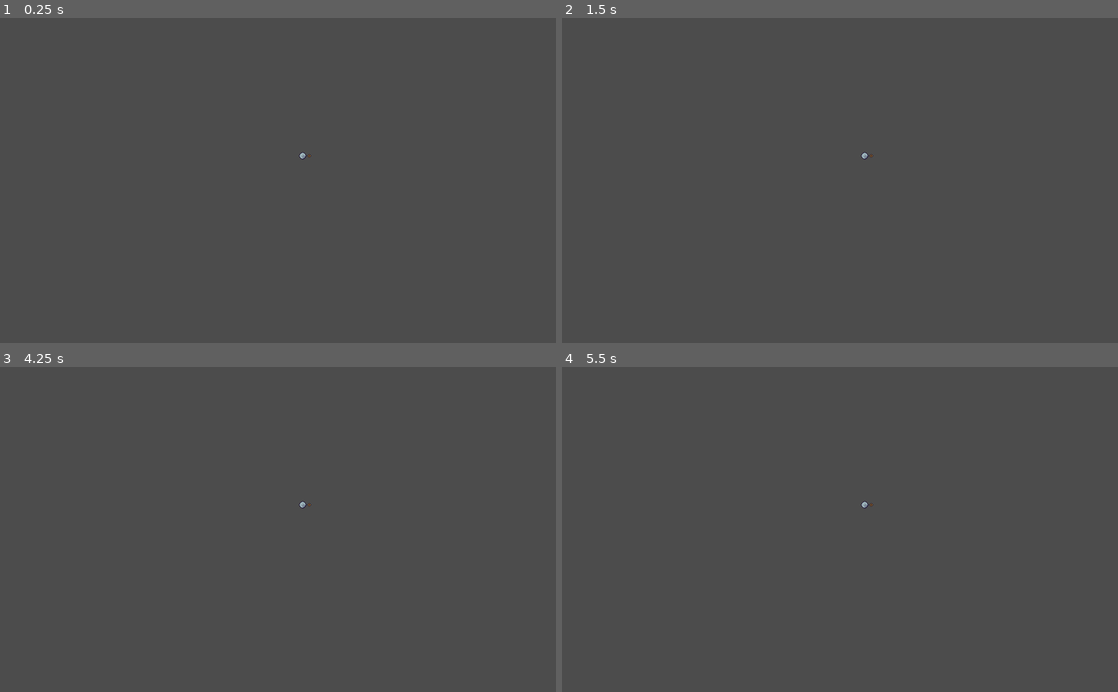
Above: before the commit, frames 1-4 (two rows, left to right).
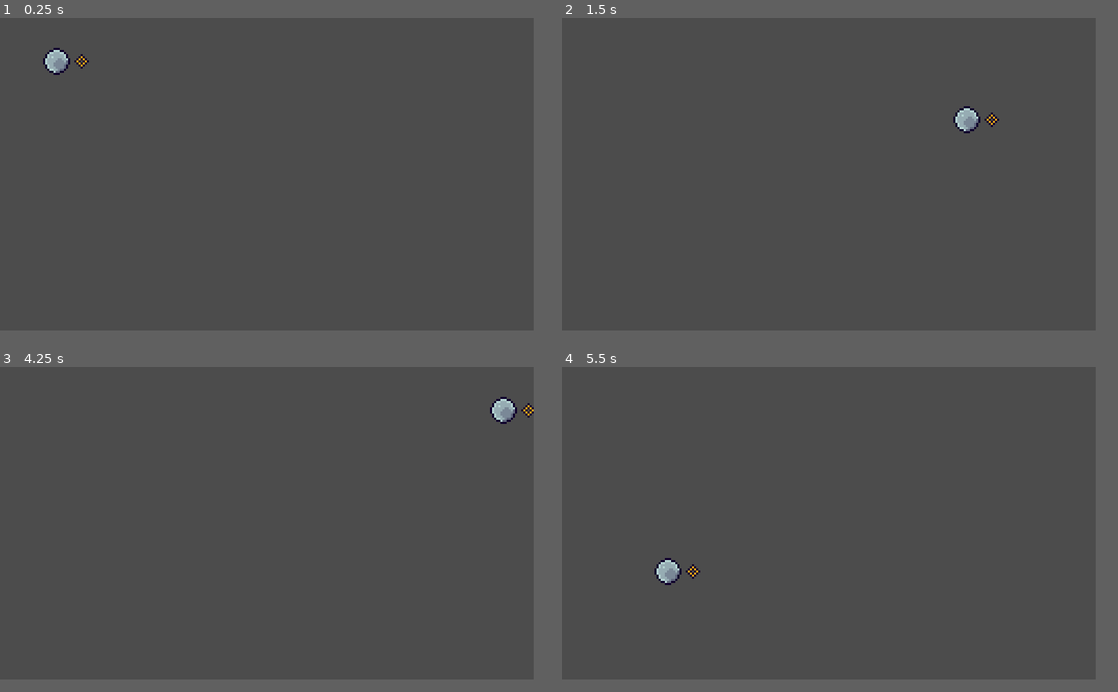
Above: after the commit, the same moments.

Repository: Bricksparts/MJ7-PreJam
Game: Godot game, scene res://World.tscn
Same seed, same stepped clock (60 frames per second), same inputs: the game is played once before the commit and once after it.
Inputs:
- Up to frame 1 (0.25 s): no input
- Up to frame 2 (1.5 s): tap Enter at 0.5 s; hold Right (ui_right) 0.53-1.28 s; hold Space 0.53-1.28 s; hold Down (ui_down) from 1.28 s (still down); tap Space at 1.35 s
- Up to frame 3 (4.25 s): tap Space at 1.52, 1.82, 2.85, 3.02, 3.32 s; release Down (ui_down) at 2.03 s; hold Right (ui_right) 2.03-2.78 s; hold Space 2.03-2.78 s; hold Up (ui_up) 2.78-3.53 s; tap Enter at 3.5 s; hold Left (ui_left) from 3.53 s (still down); hold Space from 3.53 s (still down)
- Up to frame 4 (5.5 s): release Space at 4.28 s; tap Space at 4.35, 4.52, 4.82 s; release Left (ui_left) at 5.03 s; hold Down (ui_down) from 5.03 s (still down); hold Space from 5.03 s (still down)
In our replay, the window is 800x468 before the commit and 768x450 after it. These sizes can differ from the game's own. Grey fills any space a smaller window leaves; there, only what the larger window draws over its background counts as a difference.

The runs differ from the first frame. In frame 1, 0.4% of the frame differs, in the area x 7-56%, y 9-44%; in frame 2, 0.4%; in frame 3, 0.4%; in frame 4, 0.4%.
Error before the commit: Parse Error: Unexpected indentation. (res://Player.gd:42)

Commit message:
Overhaul update

Diff:
--- a/Top Down Movement Prototype/Player.gd
+++ b/Top Down Movement Prototype/Player.gd
@@ -4,21 +4,19 @@
 onready var ray:= $Pointer/RayCast2D
 onready var reticle:= $Pointer/Reticle
 
+enum state {halt, run, glide, sprint, walled}
 
-var sprinting = false
-var grounded = true
-var walled = false
-var jump = false
+var playerState = state.halt
 
 const SPRINT_THRESHOLD = 1200
 
-const FORCE_RUN = 8000
+const FORCE_RUN = 2000
 const FORCE_OVERRUN_DECEL = 300
-const FORCE_HALT = 200
+const FORCE_HALT = 100
 const FORCE_GLIDE = 600
 
-const THRESHOLD_RUN = 800
-const THRESHOLD_GLIDE = 100
+const THRESHOLD_RUN = 200
+const THRESHOLD_GLIDE = 50
 
 var motion = Vector2()
 var inputAxis = Vector2()
@@ -29,7 +27,7 @@
 	update_input()
 	apply_movement(delta)
 	motion = move_and_slide(motion)
-	update_reticle()
+#	update_reticle()
 
 func get_input_axis():
 	var axis = Vector2.ZERO
@@ -37,12 +35,17 @@
 	axis.y = int(Input.is_action_pressed("ui_down")) - int(Input.is_action_pressed("ui_up"))
 	return axis.normalized()
 
-func update_reticle():
-	reticle.draw_set_transform()
-	 = inputAxis * 16
+#func update_reticle():
+#	reticle.draw_set_transform()
+#	 = inputAxis * 16
 
 func update_input():
-	var input = Input.is_key_pressed(KEY_SPACE)
+	if playerState == state.run:
+		if inputAxis == Vector2.ZERO:
+			playerState = state.halt
+	elif playerState == state.halt:
+		if inputAxis != Vector2.ZERO:
+			playerState = state.run
 
 #func apply_friction(amount):
 #	if motion.length() > amount:
@@ -76,8 +79,15 @@
 
 func apply_movement(delta):
 #	var vectorMovementSum = Vector2()
-	motion += calc_force_run() * delta
-	motion = motion.clamped(THRESHOLD_RUN)
+	if playerState == state.halt:
+		motion += calc_force_halt() * delta
+
+	elif playerState == state.run:
+		motion += calc_force_run() * delta
+		motion = motion.clamped(THRESHOLD_RUN)
+
+	elif playerState == state.sprint:
+		pass
 
 #	var maxSpeedMultiplier
 #	if grounded:
--- a/Top Down Movement Prototype/World.tscn
+++ b/Top Down Movement Prototype/World.tscn
@@ -5,4 +5,4 @@
 [node name="World" type="Node"]
 
 [node name="Player" parent="." instance=ExtResource( 1 )]
-position = Vector2( 557.515, 254.264 )
+position = Vector2( 27.1323, 20.9939 )
--- a/Top Down Movement Prototype/project.godot
+++ b/Top Down Movement Prototype/project.godot
@@ -18,6 +18,13 @@
 config/name="Top Down Movement Prototype"
 run/main_scene="res://World.tscn"
 config/icon="res://icon.png"
+
+[display]
+
+window/size/width=256
+window/size/height=150
+window/stretch/mode="2d"
+window/stretch/aspect="expand"
 
 [input]
 
